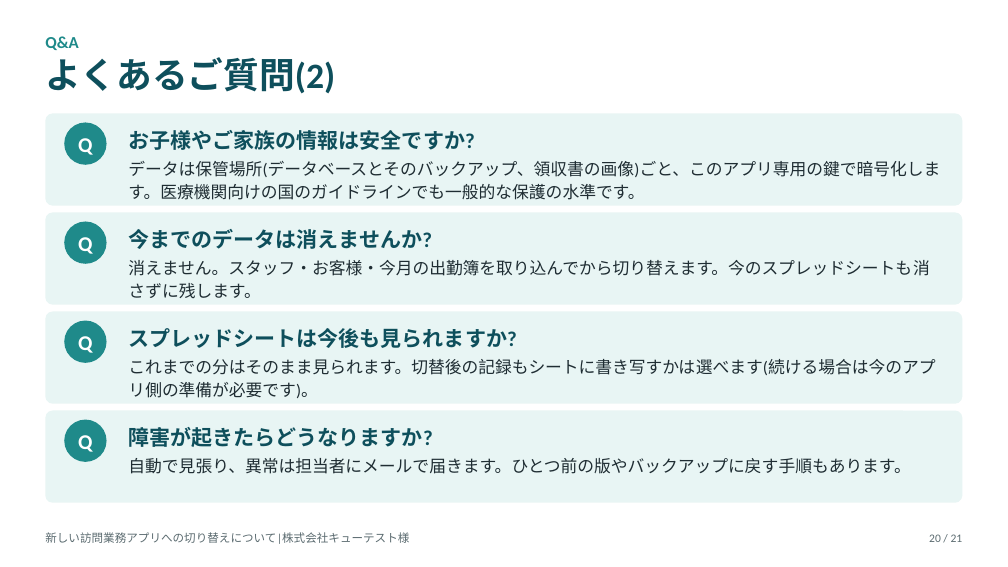
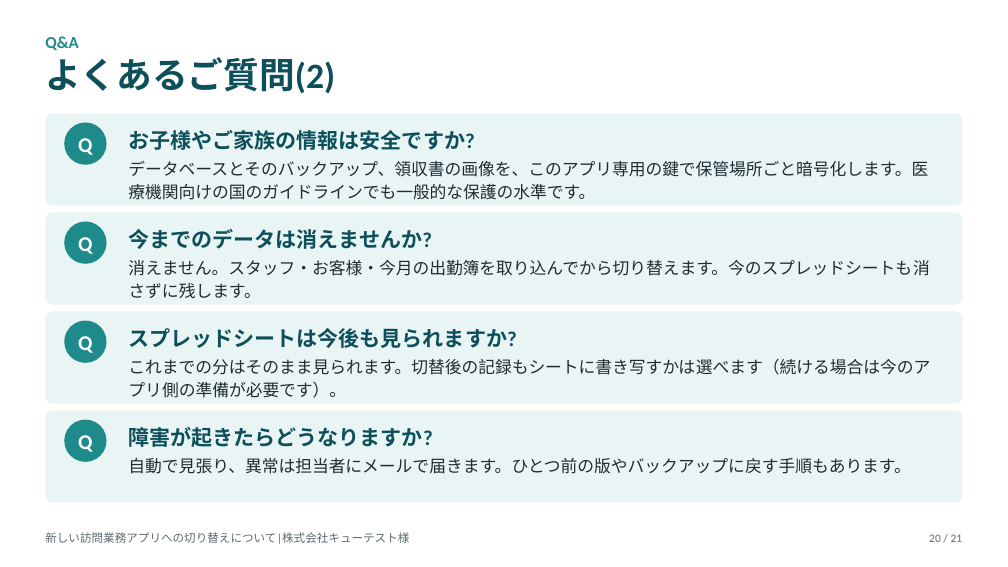
Before and after one commit to katahimo-dev/katahimo-app, a slide deck: slide 20 of doc/partner/新アプリ切替のご説明_キューテスト様.pptx. Drawn at 1008x567 pixels with LibreOffice and Linux fonts; fonts in the diff are those of the drawing. Boxes give left, top, right and bottom in pixels: in the first picture for what was removed or moved away, otherwise in the second. Text is boxed around its words. In the diff, an @@ line names an element or a change of style, - is before the commit and + after.

```diff
--- a/doc/partner/新アプリ切替のご説明_キューテスト様.pptx
+++ b/doc/partner/新アプリ切替のご説明_キューテスト様.pptx
@@ text at bbox=[128, 161, 928, 200]: text changed @@
-データは保管場所(データベースとそのバックアップ、領収書の画像)ごと、このアプリ専用の鍵で暗号化します。医療機関向けの国のガイドラインでも一般的な保護の水準です。
+データベースとそのバックアップ、領収書の画像を、このアプリ専用の鍵で保管場所ごと暗号化します。医療機関向けの国のガイドラインでも一般的な保護の水準です。
@@ text at bbox=[128, 359, 930, 398]: text changed @@
-これまでの分はそのまま見られます。切替後の記録もシートに書き写すかは選べます(続ける場合は今のアプリ側の準備が必要です)。
+これまでの分はそのまま見られます。切替後の記録もシートに書き写すかは選べます（続ける場合は今のアプリ側の準備が必要です）。
```
Also in this commit, not shown: 17 other slides changed, 3 other files.
